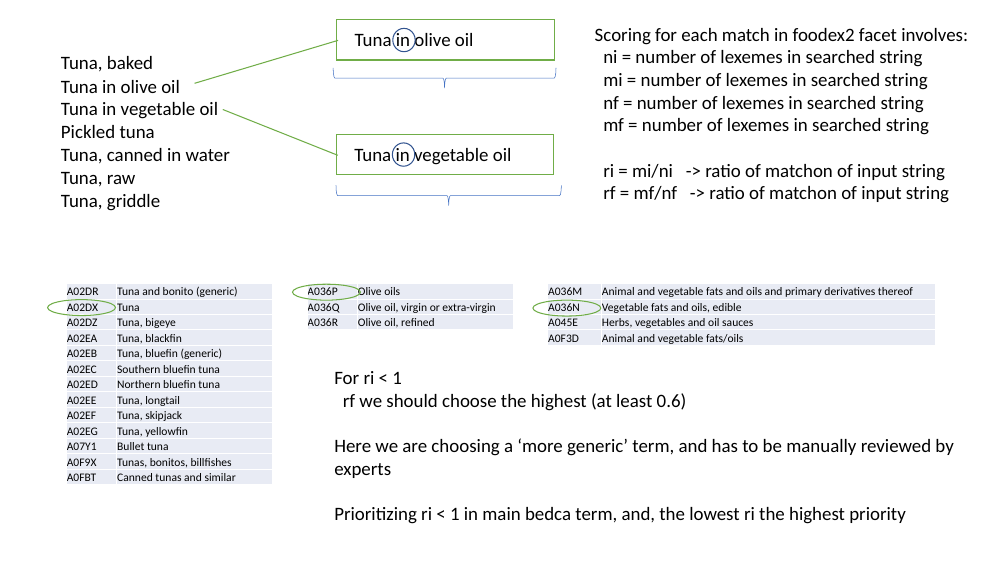
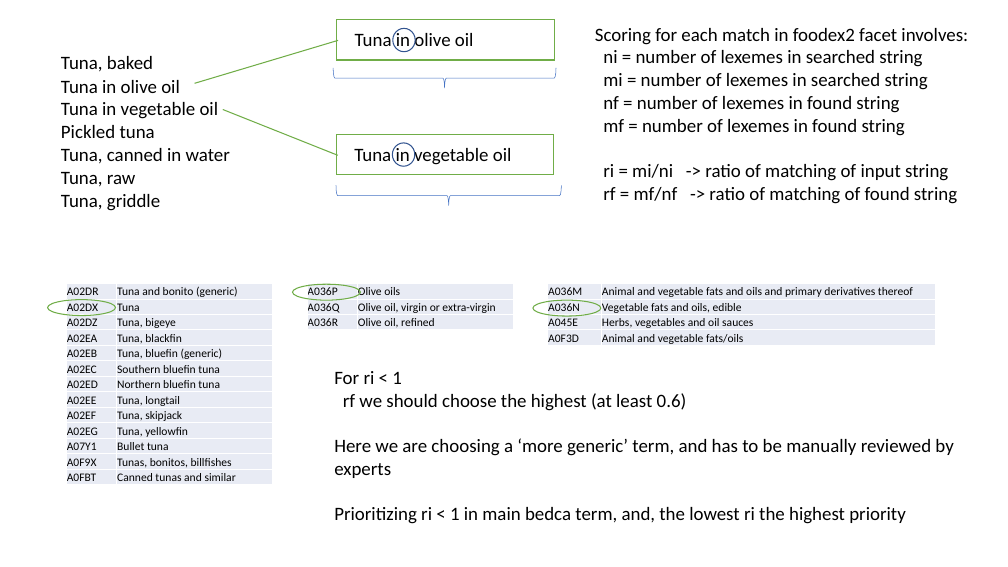
Before and after one commit to javieruhk/RecipeManager, a slide deck: slide 7 of datos/matcher_ideas.pptx. Drawn at 1008x567 pixels with LibreOffice and Linux fonts; fonts in the diff are those of the drawing. Boxes give left, top, right and bottom in pixels: in the first picture for what was removed or moved away, otherwise in the second. Text is boxed around its words. In the diff, an @@ line names an element or a change of style, - is before the commit and + after.

```diff
--- a/datos/matcher_ideas.pptx
+++ b/datos/matcher_ideas.pptx
@@ text at box(603, 96, 957, 204): text changed @@
-nf = number of lexemes in searched string
-mf = number of lexemes in searched string
-ri = mi/ni -> ratio of matchon of input string
-rf = mf/nf -> ratio of matchon of input string
+nf = number of lexemes in found string
+mf = number of lexemes in found string
+ri = mi/ni -> ratio of matching of input string
+rf = mf/nf -> ratio of matching of found string
```
Also in this commit, not shown: 1 other slide changed.
